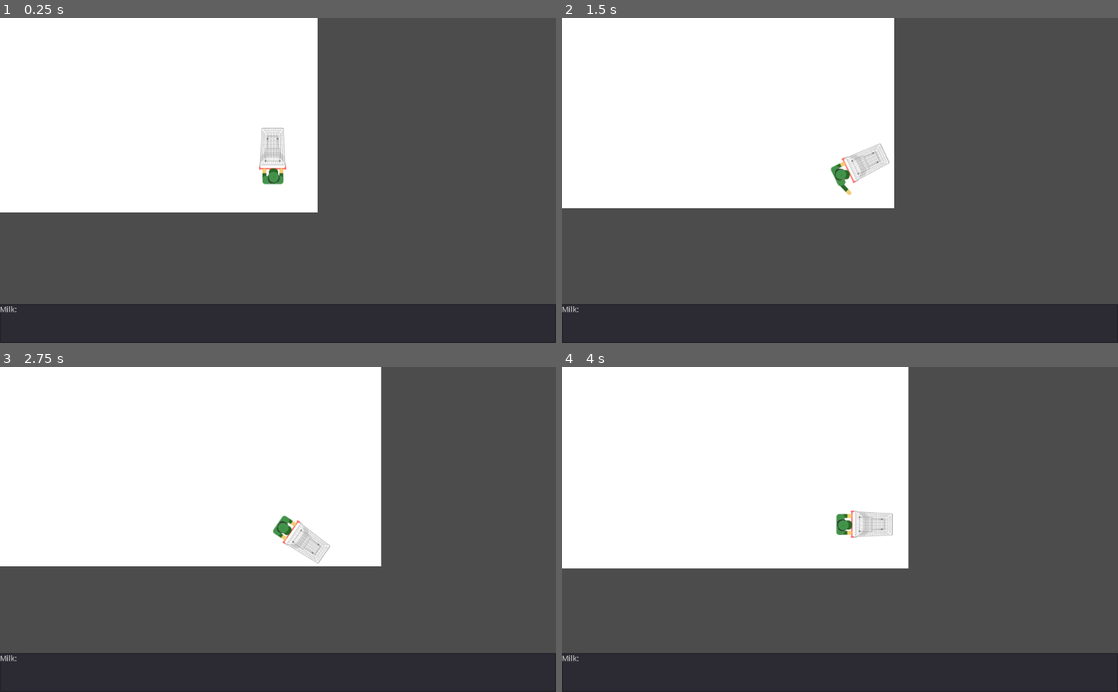
Above: before the commit, frames 1-4 (two rows, left to right).
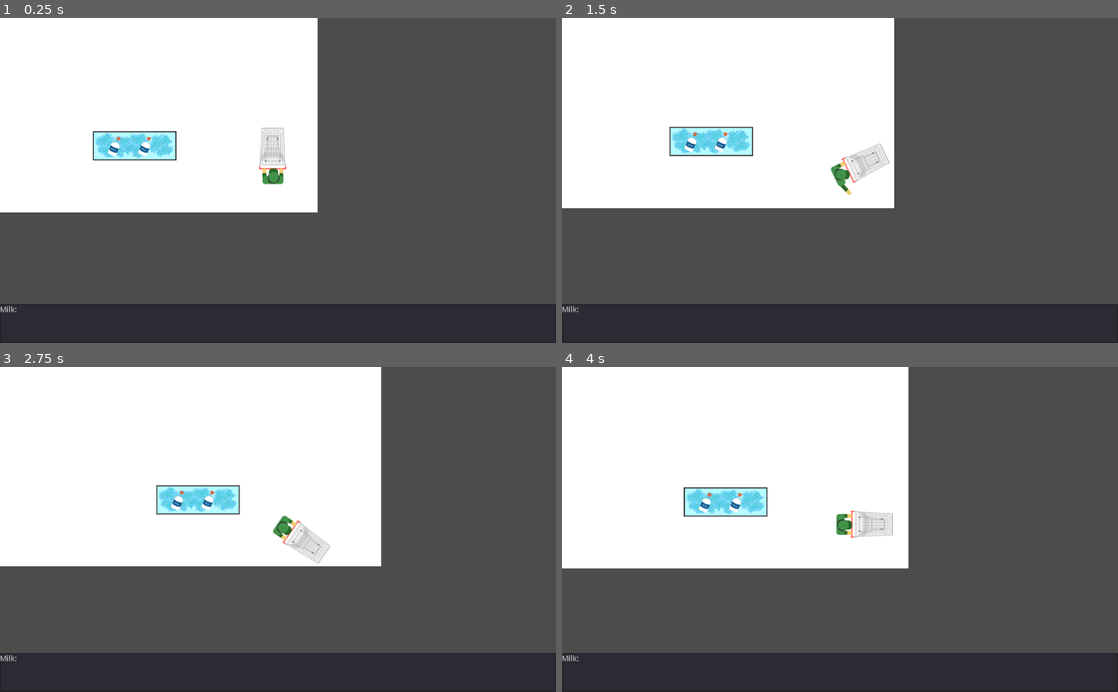
Above: after the commit, the same moments.

Repository: carlosmonserrat/market-hero
Game: Godot game, scene res://Main.tscn
The game is run twice, just before and just after one commit, with the same random seed, the same clock (stepped at 60 frames per second) and the same inputs.
Inputs (mouse positions are in pixels of both pictures, inside the frame that each line leads up to):
- Up to frame 1 (0.25 s): no input
- Up to frame 2 (1.5 s): tap Enter at 0.5 s; move the mouse to (962, 164) at 0.52 s; hold Right (ui_right) 0.53-1.28 s; click (962, 164) at 0.6 s; move the mouse to (728, 196) at 1.27 s; hold Down (ui_down) from 1.28 s (still down); right-click (728, 196) at 1.35 s
- Up to frame 3 (2.75 s): move the mouse to (333, 458) at 2.02 s; release Down (ui_down) at 2.03 s; hold Right (ui_right) from 2.03 s (still down); click (333, 458) at 2.1 s
- Up to frame 4 (4 s): move the mouse to (812, 594) at 2.77 s; release Right (ui_right) at 2.78 s; hold Up (ui_up) 2.78-3.53 s; right-click (812, 594) at 2.85 s; move the mouse to (1006, 578) at 3.52 s; hold Left (ui_left) from 3.53 s (still down); click (1006, 578) at 3.6 s

The runs differ from the first frame. In frame 1, 1.3% of the frame differs, in the area x 16-32%, y 34-44%; in frame 2, 1.3%; in frame 3, 1.3%; in frame 4, 1.3%, in the area x 21-37%, y 36-47%.

Commit message:
add product logic

Diff:
--- a/Main.gd
+++ b/Main.gd
@@ -1,4 +1,12 @@
 extends Node2D
+
+var mission1= {"product":"Milk","amount":2}
+onready var cartProducts = $MainPlayer/CartProducts
+
+func _process(delta):
+	if(cartProducts.numberOfProducts(mission1.product) == mission1.amount):
+		print("WIN!")
+		get_tree().paused = true
 
 func _ready():
 	pass
--- a/Main.tscn
+++ b/Main.tscn
@@ -1,6 +1,6 @@
 [gd_scene load_steps=9 format=2]
 
-[ext_resource path="res://furniture/Shelf.tscn" type="PackedScene" id=1]
+[ext_resource path="res://player/CartProducts.gd" type="Script" id=1]
 [ext_resource path="res://player/MainPlayer.tscn" type="PackedScene" id=2]
 [ext_resource path="res://products/Milk.tscn" type="PackedScene" id=3]
 [ext_resource path="res://furniture/Fridge.tscn" type="PackedScene" id=4]
@@ -16,44 +16,44 @@
 [node name="Game" type="Node2D"]
 script = ExtResource( 6 )
 
-[node name="market" type="Node2D" parent="."]
+[node name="Market" type="Node2D" parent="."]
 
-[node name="wall" type="StaticBody2D" parent="market"]
+[node name="wall" type="StaticBody2D" parent="Market"]
 position = Vector2( 509, -118 )
 __meta__ = {
 "_edit_group_": true
 }
 
-[node name="CollisionShape2D" type="CollisionShape2D" parent="market/wall"]
+[node name="CollisionShape2D" type="CollisionShape2D" parent="Market/wall"]
 position = Vector2( 186, 0 )
 shape = SubResource( 5 )
 
-[node name="wall2" type="StaticBody2D" parent="market"]
+[node name="wall2" type="StaticBody2D" parent="Market"]
 position = Vector2( 679, 809 )
 __meta__ = {
 "_edit_group_": true
 }
 
-[node name="CollisionShape2D" type="CollisionShape2D" parent="market/wall2"]
+[node name="CollisionShape2D" type="CollisionShape2D" parent="Market/wall2"]
 shape = SubResource( 5 )
 
-[node name="wall3" type="StaticBody2D" parent="market"]
+[node name="wall3" type="StaticBody2D" parent="Market"]
 position = Vector2( -59, 225 )
 rotation = 1.5708
 
-[node name="CollisionShape2D" type="CollisionShape2D" parent="market/wall3"]
+[node name="CollisionShape2D" type="CollisionShape2D" parent="Market/wall3"]
 position = Vector2( 117.297, -47 )
 shape = SubResource( 6 )
 
-[node name="wall4" type="StaticBody2D" parent="market"]
+[node name="wall4" type="StaticBody2D" parent="Market"]
 position = Vector2( -59, 225 )
 rotation = 1.5708
 
-[node name="CollisionShape2D" type="CollisionShape2D" parent="market/wall4"]
+[node name="CollisionShape2D" type="CollisionShape2D" parent="Market/wall4"]
 position = Vector2( 123, -1447 )
 shape = SubResource( 6 )
 
-[node name="ColorRect" type="ColorRect" parent="market"]
+[node name="ColorRect" type="ColorRect" parent="Market"]
 margin_left = 1.0
 margin_top = -112.0
 margin_right = 1376.0
@@ -73,20 +73,11 @@
 position = Vector2( 7, 0 )
 remote_path = NodePath("../../Camera2D")
 
-[node name="Shelf" parent="." instance=ExtResource( 1 )]
-position = Vector2( 714, 373 )
-
-[node name="Shelf2" parent="." instance=ExtResource( 1 )]
-position = Vector2( 715, 173 )
-
-[node name="Shelf3" parent="." instance=ExtResource( 1 )]
-position = Vector2( 311, 361 )
-
-[node name="Shelf4" parent="." instance=ExtResource( 1 )]
-position = Vector2( 314, 175 )
+[node name="CartProducts" type="Node2D" parent="MainPlayer"]
+script = ExtResource( 1 )
 
 [node name="MilkFridge" type="Node2D" parent="."]
-position = Vector2( 286, 53 )
+position = Vector2( 1041, 678 )
 __meta__ = {
 "_edit_group_": true
 }
@@ -99,46 +90,8 @@
 scale = Vector2( 0.52, 0.52 )
 
 [node name="Milk2" parent="MilkFridge" instance=ExtResource( 3 )]
-position = Vector2( -16.9999, 0.999979 )
-rotation = -0.380482
-scale = Vector2( 0.52, 0.52 )
-
-[node name="Milk3" parent="MilkFridge" instance=ExtResource( 3 )]
-position = Vector2( -53, 0.999979 )
-rotation = -0.267743
-scale = Vector2( 0.52, 0.52 )
-
-[node name="Milk4" parent="MilkFridge" instance=ExtResource( 3 )]
-position = Vector2( 50.0001, 1 )
-rotation = 0.010472
-scale = Vector2( 0.52, 0.52 )
-
-[node name="MilkFridge2" type="Node2D" parent="."]
-position = Vector2( 281, 523 )
-__meta__ = {
-"_edit_group_": true
-}
-
-[node name="Fridge" parent="MilkFridge2" instance=ExtResource( 4 )]
-
-[node name="Milk1" parent="MilkFridge2" instance=ExtResource( 3 )]
-position = Vector2( 18.0001, 1.00002 )
+position = Vector2( -37.9999, 1.00009 )
 rotation = 0.404892
-scale = Vector2( 0.52, 0.52 )
-
-[node name="Milk2" parent="MilkFridge2" instance=ExtResource( 3 )]
-position = Vector2( -16.9999, 0.999979 )
-rotation = -0.380482
-scale = Vector2( 0.52, 0.52 )
-
-[node name="Milk3" parent="MilkFridge2" instance=ExtResource( 3 )]
-position = Vector2( -53, 0.999979 )
-rotation = -0.267743
-scale = Vector2( 0.52, 0.52 )
-
-[node name="Milk4" parent="MilkFridge2" instance=ExtResource( 3 )]
-position = Vector2( 50.0001, 1 )
-rotation = 0.010472
 scale = Vector2( 0.52, 0.52 )
 
 [node name="CanvasLayer" type="CanvasLayer" parent="."]
--- /dev/null
+++ b/player/CartProducts.gd
@@ -0,0 +1,18 @@
+extends Node2D
+
+var productsChannel = ProductsChannel
+var collectedProducts = []
+
+func handleCollectedProduct(product):
+	collectedProducts.append(product)
+
+func _ready():
+	productsChannel.connect("product_collect",self,"handleCollectedProduct")
+
+func numberOfProducts(name):
+	var counter = 0
+	for product in collectedProducts:
+		if(product.name == name):
+			counter = counter + 1
+
+	return counter
--- a/products/Milk.tscn
+++ b/products/Milk.tscn
@@ -1,21 +1,20 @@
 [gd_scene load_steps=4 format=2]
 
 [ext_resource path="res://products/milk.svg" type="Texture" id=1]
-[ext_resource path="res://products/Milk.gd" type="Script" id=2]
+[ext_resource path="res://products/ProductArea.tscn" type="PackedScene" id=2]
 
 [sub_resource type="CapsuleShape2D" id=1]
 radius = 17.0
 height = 40.0
 
-[node name="Milk" type="Area2D"]
+[node name="Milk" type="Node2D"]
+
+[node name="ProductArea" parent="." instance=ExtResource( 2 )]
 collision_layer = 4
 collision_mask = 2
-script = ExtResource( 2 )
 
-[node name="Milk" type="Sprite" parent="."]
+[node name="Milk" type="Sprite" parent="ProductArea"]
 texture = ExtResource( 1 )
 
-[node name="CollisionShape2D" type="CollisionShape2D" parent="."]
+[node name="ProductCollision" type="CollisionShape2D" parent="ProductArea"]
 shape = SubResource( 1 )
-
-[connection signal="area_entered" from="." to="." method="_on_Milk_area_entered"]
--- a/products/Product.gd
+++ b/products/Product.gd
@@ -9,6 +9,7 @@
 func _init(_name:String,
 		   _price:int):
 	var rng = RandomNumberGenerator.new()
-	id = rng.randi()
+	rng.randomize()
+	id = rng.randi_range(000000,999999)
 	name = _name
 	price = _price
--- /dev/null
+++ b/products/ProductArea.gd
@@ -0,0 +1,13 @@
+extends Area2D
+
+var rng = RandomNumberGenerator.new()
+
+var product
+var productsChannel = ProductsChannel
+
+func _ready():
+	product = Product.new("Milk",10)
+
+func _on_ProductArea_area_entered(area):
+	productsChannel.product_collected(product)
+	queue_free()
--- /dev/null
+++ b/products/ProductArea.tscn
@@ -0,0 +1,8 @@
+[gd_scene load_steps=2 format=2]
+
+[ext_resource path="res://products/ProductArea.gd" type="Script" id=1]
+
+[node name="ProductArea" type="Area2D"]
+script = ExtResource( 1 )
+
+[connection signal="area_entered" from="." to="." method="_on_ProductArea_area_entered"]
--- a/project.godot
+++ b/project.godot
@@ -26,7 +26,7 @@
 
 [autoload]
 
-ProductsStats="*res://dashboard/ProductsStats.tscn"
+ProductsChannel="*res://singletons/ProductsChannel.tscn"
 
 [display]
 
--- /dev/null
+++ b/singletons/ProductsChannel.gd
@@ -0,0 +1,6 @@
+extends Node2D
+
+signal product_collect(product)
+
+func product_collected(product):
+	emit_signal("product_collect", product)
--- /dev/null
+++ b/singletons/ProductsChannel.tscn
@@ -0,0 +1,6 @@
+[gd_scene load_steps=2 format=2]
+
+[ext_resource path="res://singletons/ProductsChannel.gd" type="Script" id=1]
+
+[node name="ProductsChannel" type="Node2D"]
+script = ExtResource( 1 )
